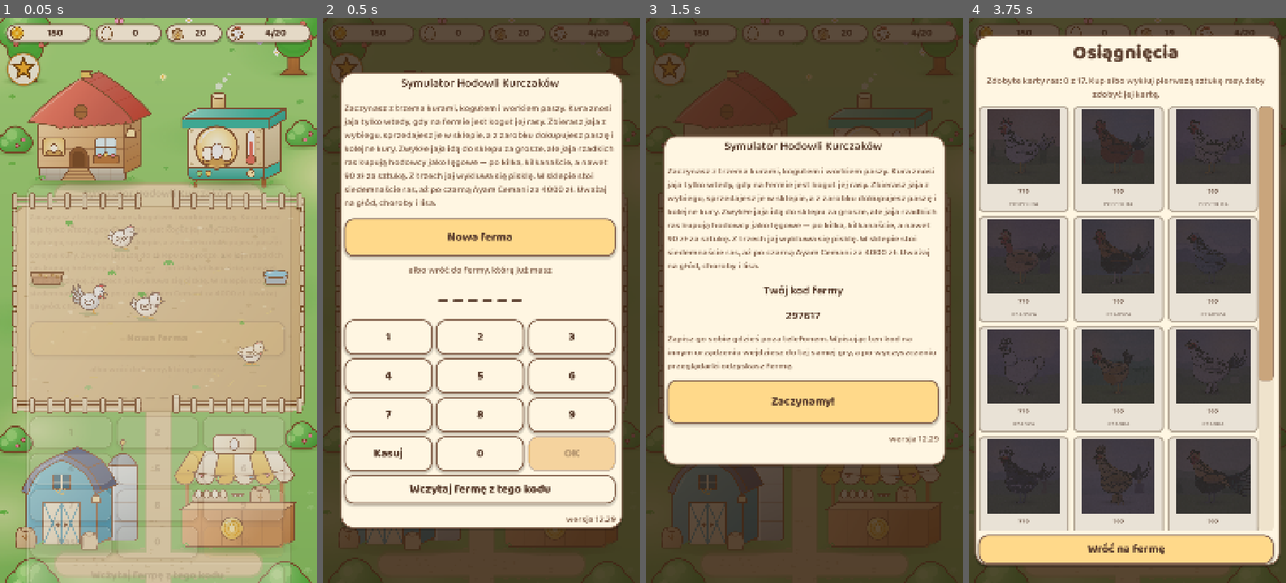
Above: before the commit, frames 1-4 (left to right).
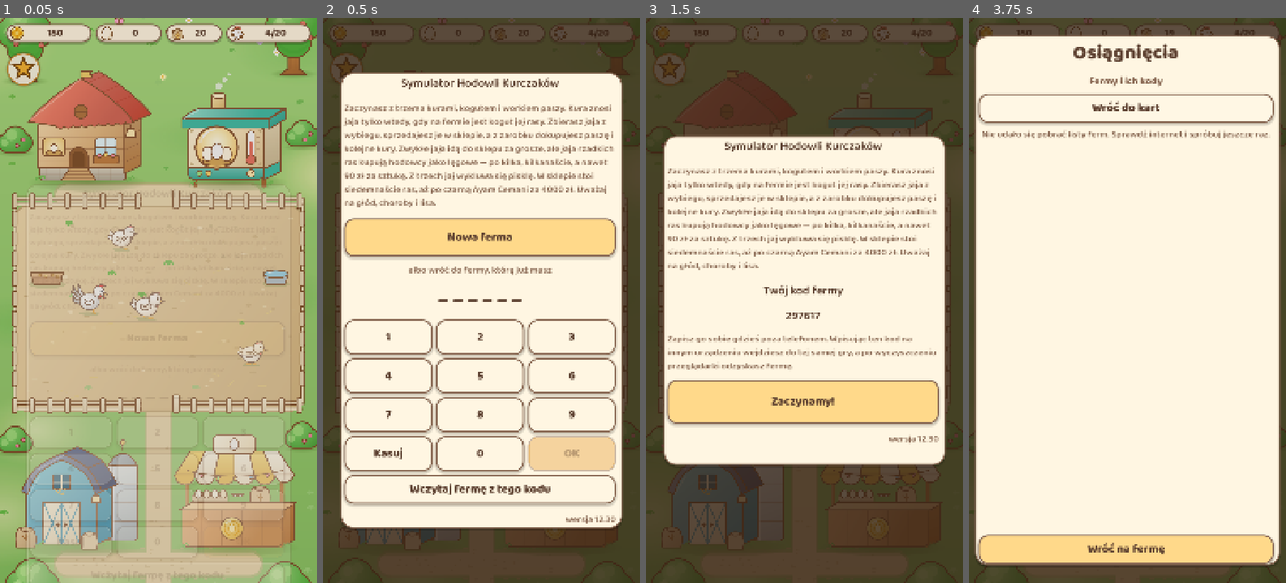
Above: after the commit, the same moments.

Repository: sodorn/kury
Game: Godot game, scene res://scenes/main/main.tscn
Same seed, same stepped clock (60 frames per second), same inputs: the game is played once before the commit and once after it.
Inputs (mouse positions are in pixels of both pictures, inside the frame that each line leads up to):
- Up to frame 1 (0.05 s): no input
- Up to frame 2 (0.5 s): no input
- Up to frame 3 (1.5 s): click (668, 68) at 0.5 s; click "Nowa ferma" at 1.25 s
- Up to frame 4 (3.75 s): click "Zaczynamy!" at 2 s; click (991, 68) at 2.75 s; click (1127, 108) at 3.5 s, where only the run after the commit has a clickable "Pokaż inne fermy"

Frame 1 is identical in both runs. In frame 2, less than 0.1% of the frame differs, in the area x 76-93%, y 88-90%; in frame 3, less than 0.1%; in frame 4, 46%, in the area x 2-97%, y 10-91%.

Commit message:
Wersja 12.30: w osiagnieciach lista ferm z kodami i podglad kart innych ferm
Co-Authored-By: Claude Opus 5.5 <noreply@anthropic.com>
Claude-Session: https://claude.ai/code/session_01CjTjcTbStDCiJ7vGbYReKd

Diff:
--- a/core/util/game_data.gd
+++ b/core/util/game_data.gd
@@ -11,7 +11,7 @@
 ## Numer wersji gry. Jedno miejsce do podbicia przy wydaniu — pokazuje sie
 ## na ekranie powitalnym, zeby bylo widac, czy przegladarka wczytala nowa
 ## wersje, czy podsunela stara z pamieci.
-const VERSION := "12.29"
+const VERSION := "12.30"
 
 static var _balance: Dictionary = {}
 static var _buildings: Array = []
--- a/data/strings.csv
+++ b/data/strings.csv
@@ -360,6 +360,19 @@
 ACH_TITLE,"Osiągnięcia"
 ACH_COUNT,"Zdobyte karty ras: %d z %d. Kup albo wykluj pierwszą sztukę rasy, żeby zdobyć jej kartę."
 ACH_CLOSE,"Wróć na fermę"
+ACH_COUNT_OTHER,"Ta ferma zdobyła karty ras: %d z %d."
+ACH_SHOW_FARMS,"Pokaż inne fermy"
+ACH_BACK_TO_CARDS,"Wróć do kart"
+ACH_MY_FARM_LABEL,"Twoja ferma · kod %s"
+ACH_OTHER_FARM_LABEL,"Podgląd fermy · kod %s"
+ACH_FARMS_TITLE,"Fermy i ich kody"
+ACH_FARMS_LOADING,"Wczytuję listę ferm..."
+ACH_FARMS_FAILED,"Nie udało się pobrać listy ferm. Sprawdź internet i spróbuj jeszcze raz."
+ACH_FARMS_MINE,"Twoje fermy (z tego telefonu)"
+ACH_FARMS_OTHERS,"Fermy innych graczy"
+ACH_FARMS_NONE,"Na razie nikogo więcej."
+ACH_FARM_ROW,"Ferma %s · karty %d/%d · %s"
+ACH_FARM_ROW_CURRENT,"Ferma %s · karty %d/%d · grasz tu teraz"
 UNLOCK_CARD_CLOSE,"Zamknij kartę"
 PANEL_UPGRADE_NEXT,"Następny poziom: %s — %s"
 PANEL_UPGRADE_SLIDE,"Rozbuduj za %s · %s"
--- a/project.godot
+++ b/project.godot
@@ -11,7 +11,7 @@
 [application]
 
 config/name="Chicken Farm Simulator"
-config/version="12.29"
+config/version="12.30"
 run/main_scene="res://scenes/main/main.tscn"
 config/features=PackedStringArray("4.7", "GL Compatibility")
 config/icon="res://assets/icon.svg"
--- a/scenes/ui/panels/achievements_panel.gd
+++ b/scenes/ui/panels/achievements_panel.gd
@@ -4,11 +4,27 @@
 ## albo wykluta choc raz - FarmState.unlocked_breeds) pokazuje malowany
 ## portret; dotkniecie otwiera wielka karte z historia i ciekawostkami
 ## (UnlockPanel.show_card). Niezdobyta to ciemna sylwetka i znaki zapytania.
+##
+## INNE FERMY (12.30, wlasciciel 26.11): przycisk na gorze pokazuje liste ferm
+## z serwera z kodami - najpierw fermy z tego urzadzenia, potem pozostalych
+## graczy. Dotkniecie kodu pokazuje karty tamtej fermy. To tylko podglad:
+## nic nie wczytuje i nie zmienia kodu urzadzenia.
 
 const COLUMNS := 3
 
 var _grid: GridContainer
 var _count: Label
+var _farm_label: Label
+var _farms_button: Button
+var _grid_scroll: ScrollContainer
+var _list_scroll: ScrollContainer
+var _list: VBoxContainer
+## Kod podgladanej cudzej fermy; pusty = biezaca ferma z Game.state.
+var _viewing := ""
+var _viewing_unlocked: Array = []
+var _listing := false
+## Zdobyte karty z ostatnio pobranej listy ferm: kod -> Array id ras.
+var _cached_unlocked := {}
 var _star: Button
 ## Miejsce w drzewie HUD-u, do ktorego wracamy po zamknieciu (pod panelami
 ## budynkow - inaczej gwiazdka wisialaby nad otwartym sklepem).
@@ -91,6 +107,18 @@
 	title.text = tr("ACH_TITLE")
 	box.add_child(title)
 
+	_farm_label = Label.new()
+	_farm_label.name = "FarmLabel"
+	_farm_label.theme_type_variation = &"GroupLabel"
+	_farm_label.horizontal_alignment = HORIZONTAL_ALIGNMENT_CENTER
+	box.add_child(_farm_label)
+
+	_farms_button = Button.new()
+	_farms_button.name = "FarmsButton"
+	_farms_button.custom_minimum_size = Vector2(0, 90)
+	_farms_button.pressed.connect(_on_farms_button)
+	box.add_child(_farms_button)
+
 	_count = Label.new()
 	_count.name = "Count"
 	_count.theme_type_variation = &"NoteLabel"
@@ -99,9 +127,22 @@
 	box.add_child(_count)
 
 	var scroll := ScrollContainer.new()
+	scroll.name = "GridScroll"
 	scroll.size_flags_vertical = Control.SIZE_EXPAND_FILL
 	scroll.horizontal_scroll_mode = ScrollContainer.SCROLL_MODE_DISABLED
 	box.add_child(scroll)
+	_grid_scroll = scroll
+	_list_scroll = ScrollContainer.new()
+	_list_scroll.name = "FarmsScroll"
+	_list_scroll.size_flags_vertical = Control.SIZE_EXPAND_FILL
+	_list_scroll.horizontal_scroll_mode = ScrollContainer.SCROLL_MODE_DISABLED
+	_list_scroll.hide()
+	box.add_child(_list_scroll)
+	_list = VBoxContainer.new()
+	_list.name = "Farms"
+	_list.size_flags_horizontal = Control.SIZE_EXPAND_FILL
+	_list.add_theme_constant_override("separation", 12)
+	_list_scroll.add_child(_list)
 	_grid = GridContainer.new()
 	_grid.name = "Grid"
 	_grid.columns = COLUMNS
@@ -120,7 +161,9 @@
 
 
 func open() -> void:
-	_fill()
+	_viewing = ""
+	_viewing_unlocked = []
+	_show_grid()
 	get_parent().move_child(self, -1)
 	# GAME OVER zostaje na samym wierzchu.
 	var over := get_parent().get_node_or_null("GameOverPanel") as Control
@@ -143,18 +186,147 @@
 	return $Sheet.visible
 
 
+func is_listing() -> bool:
+	return _listing
+
+
+func viewing_code() -> String:
+	return _viewing
+
+
 func _fill() -> void:
 	for child in _grid.get_children():
+		_grid.remove_child(child)
 		child.queue_free()
 	var have := 0
 	var all := GameData.breeds()
 	for breed: Dictionary in all:
 		var breed_id: String = breed.get("id", "")
-		var owned := Game.state.has_ever_owned(breed_id)
+		var owned := Game.state.has_ever_owned(breed_id) if _viewing.is_empty() \
+				else _viewing_unlocked.has(breed_id)
 		if owned:
 			have += 1
 		_grid.add_child(_card(breed, owned))
-	_count.text = tr("ACH_COUNT") % [have, all.size()]
+	if _viewing.is_empty():
+		_count.text = tr("ACH_COUNT") % [have, all.size()]
+		_farm_label.text = tr("ACH_MY_FARM_LABEL") % Cloud.player_id
+	else:
+		_count.text = tr("ACH_COUNT_OTHER") % [have, all.size()]
+		_farm_label.text = tr("ACH_OTHER_FARM_LABEL") % _viewing
+
+
+func _show_grid() -> void:
+	_listing = false
+	_fill()
+	_list_scroll.hide()
+	_grid_scroll.show()
+	_count.show()
+	_grid_scroll.scroll_vertical = 0
+	_farms_button.text = tr("ACH_SHOW_FARMS")
+
+
+func _on_farms_button() -> void:
+	if _listing:
+		_show_grid()
+		return
+	_listing = true
+	_grid_scroll.hide()
+	_count.hide()
+	_list_scroll.show()
+	_farms_button.text = tr("ACH_BACK_TO_CARDS")
+	_farm_label.text = tr("ACH_FARMS_TITLE")
+	_clear_list()
+	_list.add_child(_note(tr("ACH_FARMS_LOADING")))
+	if not Cloud.farms_listed.is_connected(_on_farms_listed):
+		Cloud.farms_listed.connect(_on_farms_listed, CONNECT_ONE_SHOT)
+	Cloud.list_farms()
+
+
+func _clear_list() -> void:
+	for child in _list.get_children():
+		_list.remove_child(child)
+		child.queue_free()
+
+
+func _note(text: String) -> Label:
+	var label := Label.new()
+	label.theme_type_variation = &"NoteLabel"
+	label.autowrap_mode = TextServer.AUTOWRAP_WORD_SMART
+	label.horizontal_alignment = HORIZONTAL_ALIGNMENT_CENTER
+	label.text = text
+	return label
+
+
+func _on_farms_listed(rows: Array, ok: bool) -> void:
+	if not _listing:
+		return
+	_clear_list()
+	if not ok:
+		_list.add_child(_note(tr("ACH_FARMS_FAILED")))
+		return
+	var by_code := {}
+	_cached_unlocked.clear()
+	for row: Dictionary in rows:
+		by_code[String(row.get("player_id", ""))] = row
+		_cached_unlocked[String(row.get("player_id", ""))] = row.get("unlocked", [])
+	var mine := Cloud.my_farms()
+	var total := GameData.breeds().size()
+	var title_mine := Label.new()
+	title_mine.theme_type_variation = &"GroupLabel"
+	title_mine.text = tr("ACH_FARMS_MINE")
+	_list.add_child(title_mine)
+	for code: String in mine:
+		if code == Cloud.player_id:
+			_list.add_child(_farm_row(code, Game.state.unlocked_breeds.size(), total, 0, true))
+		elif by_code.has(code):
+			var row: Dictionary = by_code[code]
+			_list.add_child(_farm_row(code, (row["unlocked"] as Array).size(), total,
+					int(row["updated_at"]), false))
+	var title_others := Label.new()
+	title_others.theme_type_variation = &"GroupLabel"
+	title_others.text = tr("ACH_FARMS_OTHERS")
+	_list.add_child(title_others)
+	var others := 0
+	for row: Dictionary in rows:
+		var code := String(row.get("player_id", ""))
+		if code.is_empty() or mine.has(code):
+			continue
+		others += 1
+		_list.add_child(_farm_row(code, (row["unlocked"] as Array).size(), total,
+				int(row["updated_at"]), false))
+	if others == 0:
+		_list.add_child(_note(tr("ACH_FARMS_NONE")))
+
+
+func _farm_row(code: String, have: int, total: int, updated_at: int, current: bool) -> Button:
+	var button := Button.new()
+	button.name = "Farm_" + code
+	button.custom_minimum_size = Vector2(0, 96)
+	button.alignment = HORIZONTAL_ALIGNMENT_LEFT
+	if current:
+		button.text = tr("ACH_FARM_ROW_CURRENT") % [code, have, total]
+	else:
+		button.text = tr("ACH_FARM_ROW") % [code, have, total, _when(updated_at)]
+	button.pressed.connect(func() -> void: _view_farm(code, current))
+	return button
+
+
+## Data ostatniego zapisu w czasie lokalnym, np. "26.11, 13:05".
+func _when(unix: int) -> String:
+	if unix <= 0:
+		return "?"
+	var bias := int(Time.get_time_zone_from_system().get("bias", 0))
+	var d := Time.get_datetime_dict_from_unix_time(unix + bias * 60)
+	return "%02d.%02d, %02d:%02d" % [d["day"], d["month"], d["hour"], d["minute"]]
+
+
+func _view_farm(code: String, current: bool) -> void:
+	_viewing = "" if current else code
+	_viewing_unlocked = []
+	if not current:
+		# Karty bierzemy z tej samej listy - nie trzeba pytac serwera drugi raz.
+		_viewing_unlocked = _cached_unlocked.get(code, [])
+	_show_grid()
 
 
 ## Jedna karta w siatce. Zdobyta: portret w zlotej ramce i nazwa. Niezdobyta:
--- a/services/cloud.gd
+++ b/services/cloud.gd
@@ -19,8 +19,14 @@
 signal pulled(payload: Dictionary, ok: bool, for_player: String)
 signal pushed(ok: bool)
 signal status_changed(online: bool)
+## Lista ferm z serwera do panelu osiagniec (12.30). Wiersze:
+## {"player_id": String, "updated_at": int, "unlocked": Array}.
+signal farms_listed(rows: Array, ok: bool)
 
 const PLAYER_ID_PATH := "user://player_id.txt"
+## Kody ferm, na ktorych grano na tym urzadzeniu (12.30, wlasciciel 26.11:
+## "zeby nie musiec zapisywac kodow"). Dopisywane przy kazdej zmianie kodu.
+const MY_FARMS_PATH := "user://my_farms.json"
 const CONFIG_PATH := "res://data/backend.json"
 
 var player_id: String = ""
@@ -58,6 +64,7 @@
 	if not OS.get_environment("KURY_BEZ_SERWERA").is_empty():
 		use_test_server()
 	player_id = _load_or_create_player_id()
+	_remember_farm(player_id)
 	_push_http = HTTPRequest.new()
 	_push_http.timeout = float(_config.get("timeout_seconds", 8))
 	_push_http.accept_gzip = false
@@ -332,6 +339,75 @@
 	if file != null:
 		file.store_string(code)
 		file.close()
+	_remember_farm(code)
+
+
+## Kody ferm, na ktorych grano na tym urzadzeniu, od najnowszej.
+func my_farms() -> Array[String]:
+	var out: Array[String] = []
+	if FileAccess.file_exists(MY_FARMS_PATH):
+		var json := JSON.new()
+		if json.parse(FileAccess.get_file_as_string(MY_FARMS_PATH)) == OK \
+				and typeof(json.data) == TYPE_ARRAY:
+			for code: Variant in json.data:
+				var text := str(code).strip_edges()
+				if not text.is_empty() and not out.has(text):
+					out.append(text)
+	if not player_id.is_empty() and not out.has(player_id):
+		out.push_front(player_id)
+	return out
+
+
+func _remember_farm(code: String) -> void:
+	var trimmed := code.strip_edges()
+	if trimmed.is_empty():
+		return
+	var list := my_farms()
+	list.erase(trimmed)
+	list.push_front(trimmed)
+	var file := FileAccess.open(MY_FARMS_PATH, FileAccess.WRITE)
+	if file != null:
+		file.store_string(JSON.stringify(list))
+		file.close()
+
+
+## Pobiera liste WSZYSTKICH ferm z serwera: kod, czas ostatniego zapisu
+## i zdobyte karty ras. Bez reszty zapisu - caly payload kazdej fermy to za
+## duzo danych. Tylko do podgladu: nic tu nie zmienia tozsamosci urzadzenia.
+func list_farms() -> void:
+	if not is_enabled():
+		farms_listed.emit([], false)
+		return
+	var url := "%s/rest/v1/%s?select=player_id,updated_at,unlocked:payload->unlocked&order=updated_at.desc&limit=500" % [
+			_base_url(), _table()]
+	var http := HTTPRequest.new()
+	http.timeout = float(_config.get("timeout_seconds", 8))
+	http.accept_gzip = false
+	add_child(http)
+	http.request_completed.connect(
+			func(result: int, code: int, _head: PackedStringArray, body: PackedByteArray) -> void:
+				http.queue_free()
+				if result != HTTPRequest.RESULT_SUCCESS or code < 200 or code >= 300:
+					farms_listed.emit([], false)
+					return
+				var json := JSON.new()
+				if json.parse(_body_text(body)) != OK or typeof(json.data) != TYPE_ARRAY:
+					farms_listed.emit([], false)
+					return
+				var rows: Array = []
+				for raw: Variant in json.data:
+					if typeof(raw) != TYPE_DICTIONARY:
+						continue
+					var unlocked: Variant = raw.get("unlocked", [])
+					rows.append({
+						"player_id": str(raw.get("player_id", "")),
+						"updated_at": int(raw.get("updated_at", 0)),
+						"unlocked": unlocked if typeof(unlocked) == TYPE_ARRAY else [],
+					})
+				farms_listed.emit(rows, true))
+	if http.request(url, _headers(), HTTPClient.METHOD_GET) != OK:
+		http.queue_free()
+		farms_listed.emit([], false)
 
 
 ## Jednozdaniowa diagnoza ostatniej rozmowy z serwerem. Kody HTTP tlumaczymy
--- a/tests/smoke_ui.gd
+++ b/tests/smoke_ui.gd
@@ -1526,6 +1526,41 @@
 	_shot("karta_rasy.png")
 	(popup.get_node("Sheet/Content/Close") as Button).pressed.emit()
 	await _seconds(0.5)
+	# 12.30: lista ferm z kodami. W tescie serwer jest martwy, wiec lista ma
+	# pokazac komunikat zamiast wisiec, a przycisk wraca do kart.
+	var farms_btn := ach.find_child("FarmsButton", true, false) as Button
+	_check(farms_btn != null and farms_btn.visible, "przycisk innych ferm w osiagnieciach")
+	farms_btn.pressed.emit()
+	await _seconds(1.5)
+	var farms := ach.find_child("Farms", true, false) as VBoxContainer
+	_check(ach.is_listing() and farms != null and farms.get_child_count() > 0,
+			"lista ferm cos pokazuje")
+	_shot("osiagniecia_fermy_blad.png")
+	# Udawana odpowiedz serwera: dwie cudze fermy.
+	ach._on_farms_listed([
+		{"player_id": "130090", "updated_at": 1795700000, "unlocked": ["leghorn", "rhode", "marans", "cemani"]},
+		{"player_id": "555123", "updated_at": 1795600000, "unlocked": ["leghorn"]},
+	], true)
+	await _frames(5)
+	var row := farms.get_node_or_null("Farm_130090") as Button
+	_check(row != null and row.text.contains("130090") and row.text.contains("4/"),
+			"cudza ferma na liscie z kodem i kartami")
+	_check(farms.get_node_or_null("Farm_" + Cloud.player_id) != null, "wlasna ferma na liscie")
+	_shot("osiagniecia_fermy.png")
+	row.pressed.emit()
+	await _frames(5)
+	_check(not ach.is_listing() and ach.viewing_code() == "130090", "dotkniecie kodu pokazuje tamta ferme")
+	var cemani_card := grid.get_node_or_null("Card_cemani") as Button
+	var marans_card := grid.get_node_or_null("Card_marans") as Button
+	_check(cemani_card != null and not cemani_card.disabled and marans_card != null
+			and not marans_card.disabled, "karty cudzej fermy")
+	_shot("osiagniecia_cudza.png")
+	farms_btn.pressed.emit()
+	await _frames(3)
+	farms_btn.pressed.emit()
+	await _frames(5)
+	_check(not ach.is_listing() and grid.get_child_count() == GameData.breeds().size(),
+			"powrot z listy ferm do kart")
 	ach.close_panel()
 	await _frames(5)
 	_check(not ach.is_open(), "osiagniecia sie zamykaja")
Not shown, changed: DOKUMENTACJA_TECHNICZNA.txt
Not shown, changed: INSTRUKCJA.txt
Binary file changed: data/strings.pl.translation
Not shown, changed: PROJECT_STATE.md
